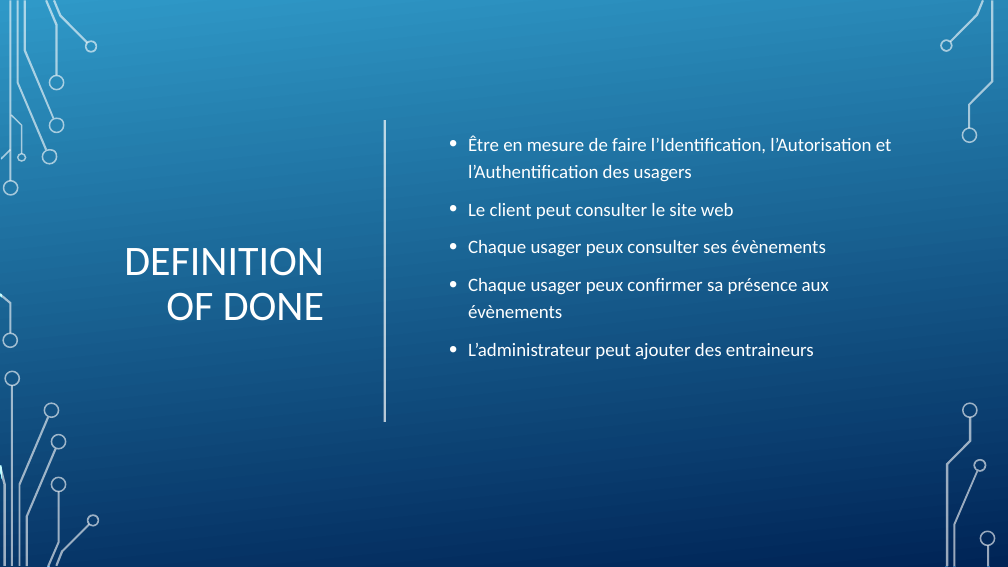
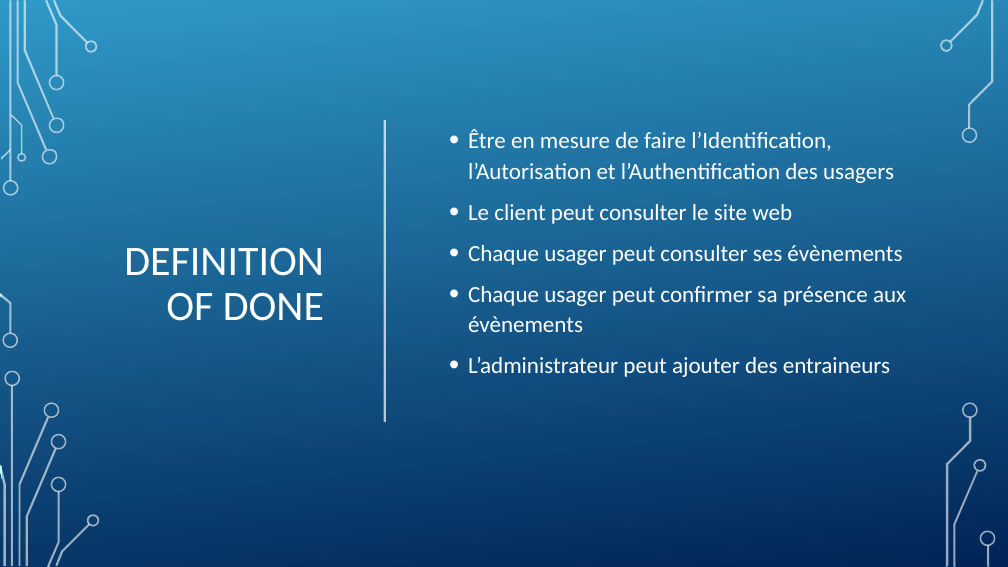
Before and after one commit to DFC-Informatique-Cegep-de-Sainte-Foy/GestionEquipesSportives, a slide deck: slide 3 of Documentation/Revue 2/Presentation_Revue_2.pptx. Drawn at 1008x567 pixels with LibreOffice and Linux fonts; fonts in the diff are those of the drawing; background and template pictures are left out. Boxes give left, top, right and bottom in pixels: in the first picture for what was removed or moved away, otherwise in the second. Text is boxed around its words. In the diff, an @@ line names an element or a change of style, - is before the commit and + after.

```diff
--- a/Documentation/Revue 2/Presentation_Revue_2.pptx
+++ b/Documentation/Revue 2/Presentation_Revue_2.pptx
@@ text at [468, 129, 894, 377]: size 18 to 22 pt in "Être en mesure de faire l’Identification, l’Autorisation ...", "Le client peut consulter le site web", "L’administrateur peut ajouter des entraineurs"; line spacing 1.2 to 1.1 @@
@@ text at [468, 245, 906, 332]: text changed; size 18 to 22 pt @@
-• Chaque usager peux consulter ses évènements
-• Chaque usager peux confirmer sa présence aux évènements
+• Chaque usager peut consulter ses évènements
+• Chaque usager peut confirmer sa présence aux évènements
```
Also in this commit, not shown: 7 other slides changed, 4 slides added, 2 slides removed, 2 other files.
